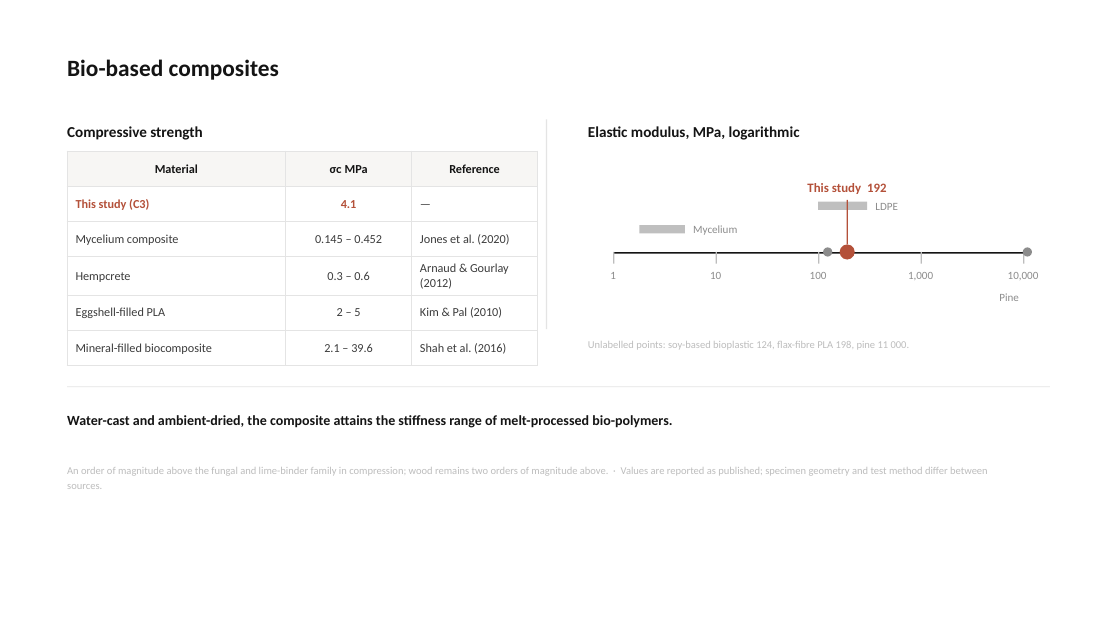
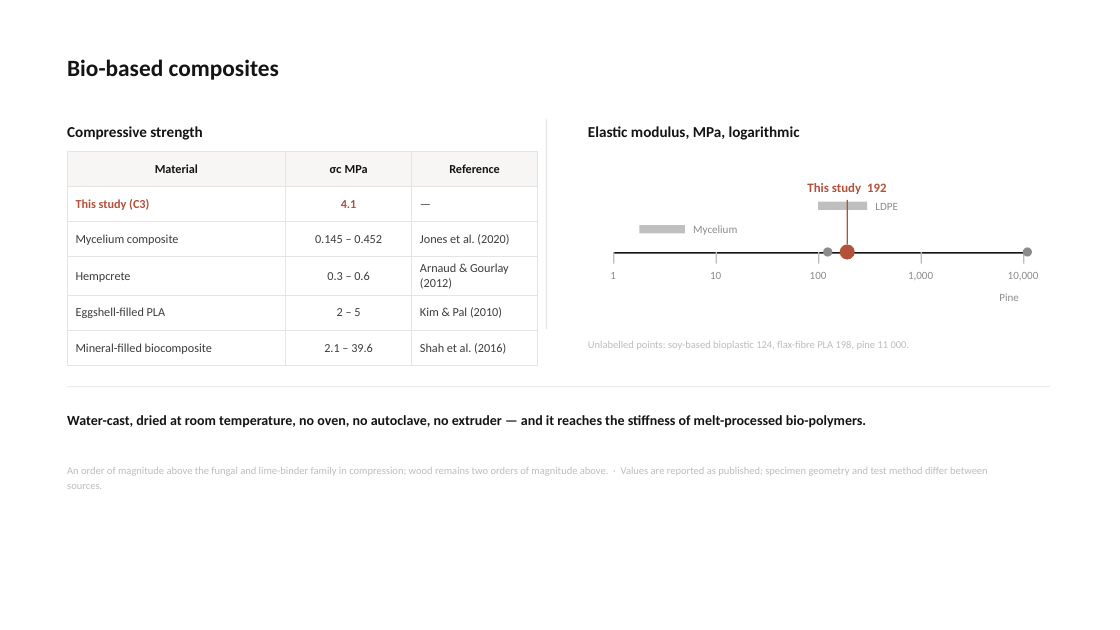
Before and after one commit to bunal91/sanat-ve-mekan, a slide deck: slide 22 of konferans-bildirisi/06-sunum/ICSMMEP26_Presentation_Unal.pptx. Drawn at 1120x630 pixels with LibreOffice and Linux fonts; fonts in the diff are those of the drawing. Boxes give left, top, right and bottom in pixels: in the first picture for what was removed or moved away, otherwise in the second. Text is boxed around its words. In the diff, an @@ line names an element or a change of style, - is before the commit and + after.

```diff
--- a/konferans-bildirisi/06-sunum/ICSMMEP26_Presentation_Unal.pptx
+++ b/konferans-bildirisi/06-sunum/ICSMMEP26_Presentation_Unal.pptx
@@ text at [67, 415, 866, 428]: text changed @@
-Water-cast and ambient-dried, the composite attains the stiffness range of melt-processed bio-polymers.
+Water-cast, dried at room temperature, no oven, no autoclave, no extruder — and it reaches the stiffness of melt-processed bio-polymers.
```
Also in this commit, not shown: 23 other slides changed, 6 other files.
